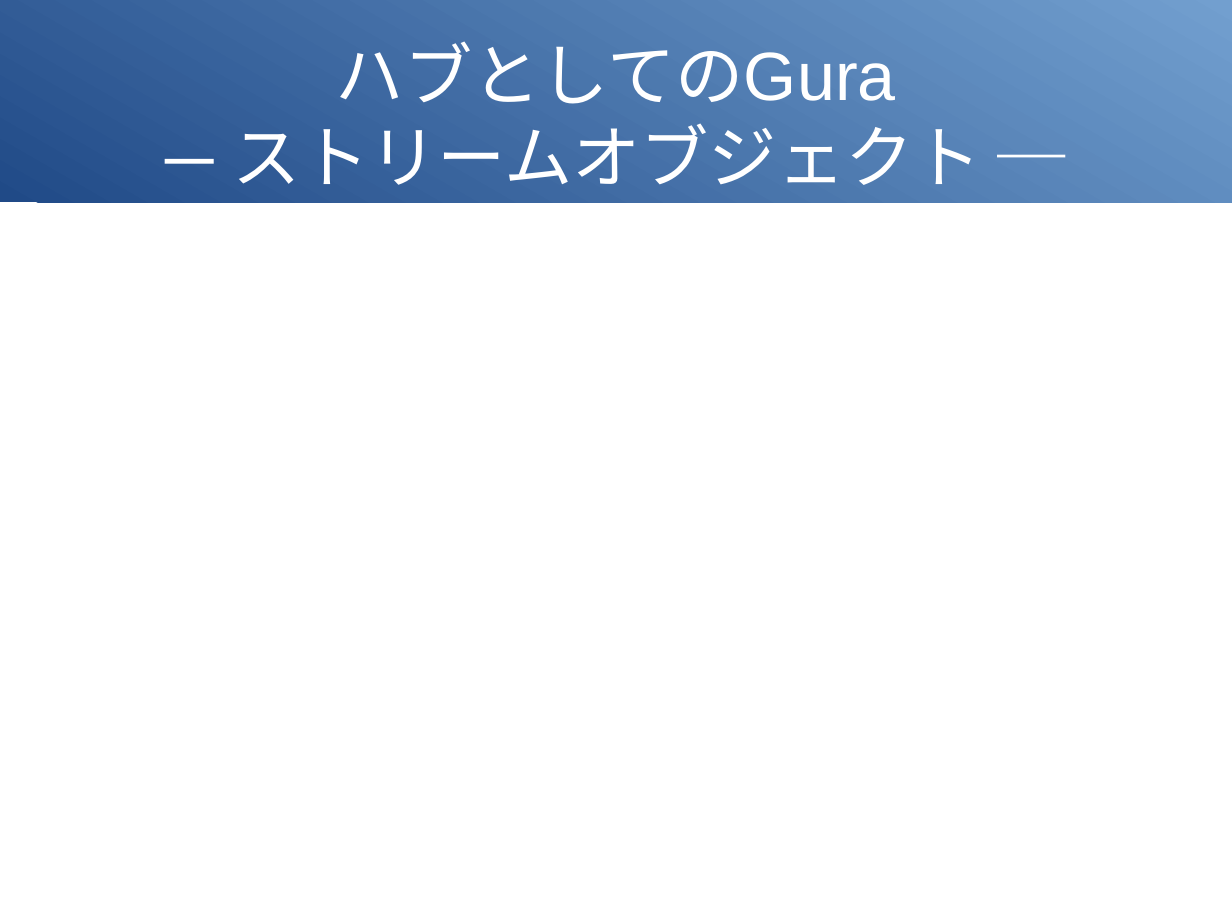
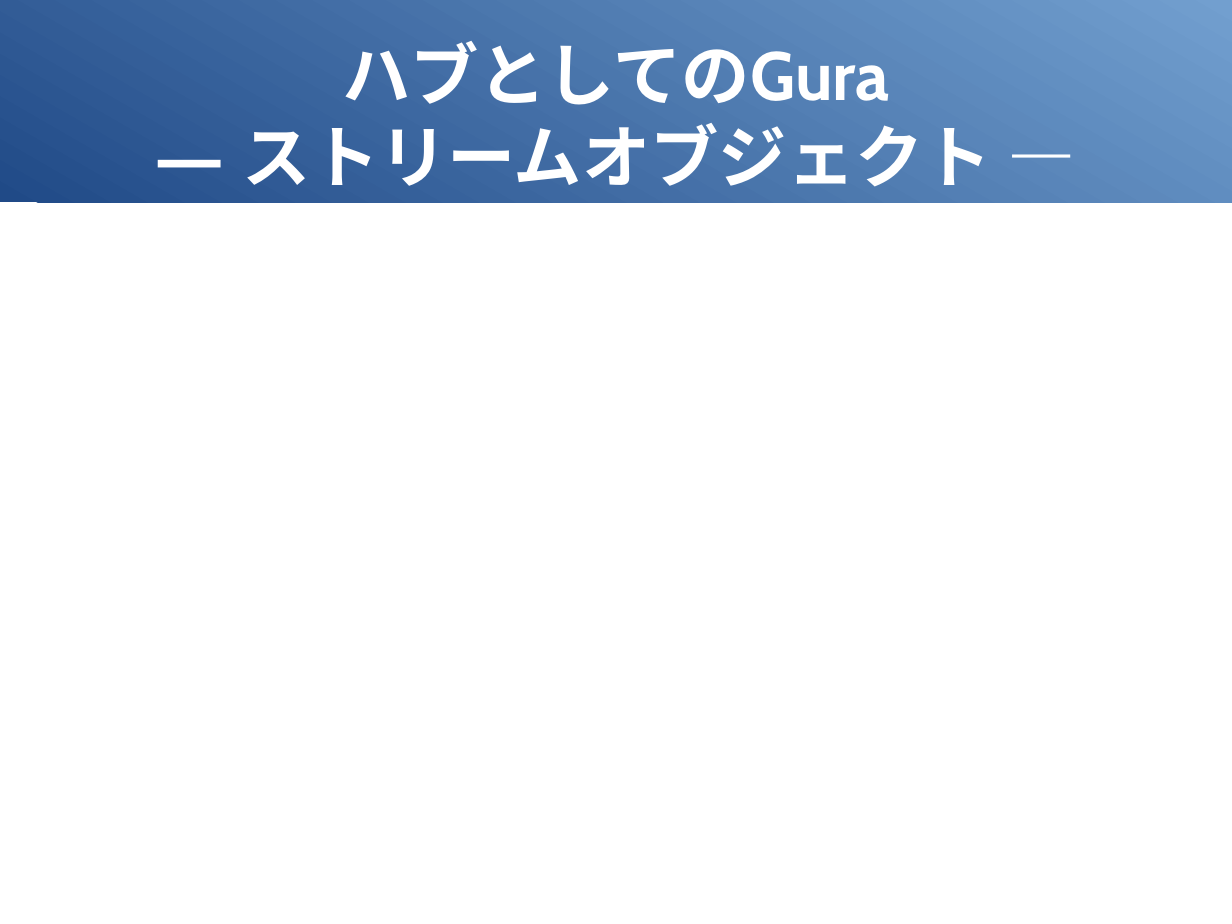
Before and after one commit to gura-lang/gura-doc, a slide deck: slide 13 of presentation/gura-intro.odp. Drawn at 1232x924 pixels with LibreOffice and Linux fonts; fonts in the diff are those of the drawing. Boxes give left, top, right and bottom in pixels: in the first picture for what was removed or moved away, otherwise in the second. Text is boxed around its words. In the diff, an @@ line names an element or a change of style, - is before the commit and + after.

```diff
--- a/presentation/gura-intro.odp
+++ b/presentation/gura-intro.odp
@@ title at (243,41,992,187): text changed; font Arial to Cabin; bold on @@
-ハブとしてのGura
-─ ストリームオブジェクト ─
+ハブとしてのGura
+― ストリームオブジェクト ―
```
Also in this commit, not shown: 13 other slides changed, 1 slide added, 1 slide removed, 1 other file.
